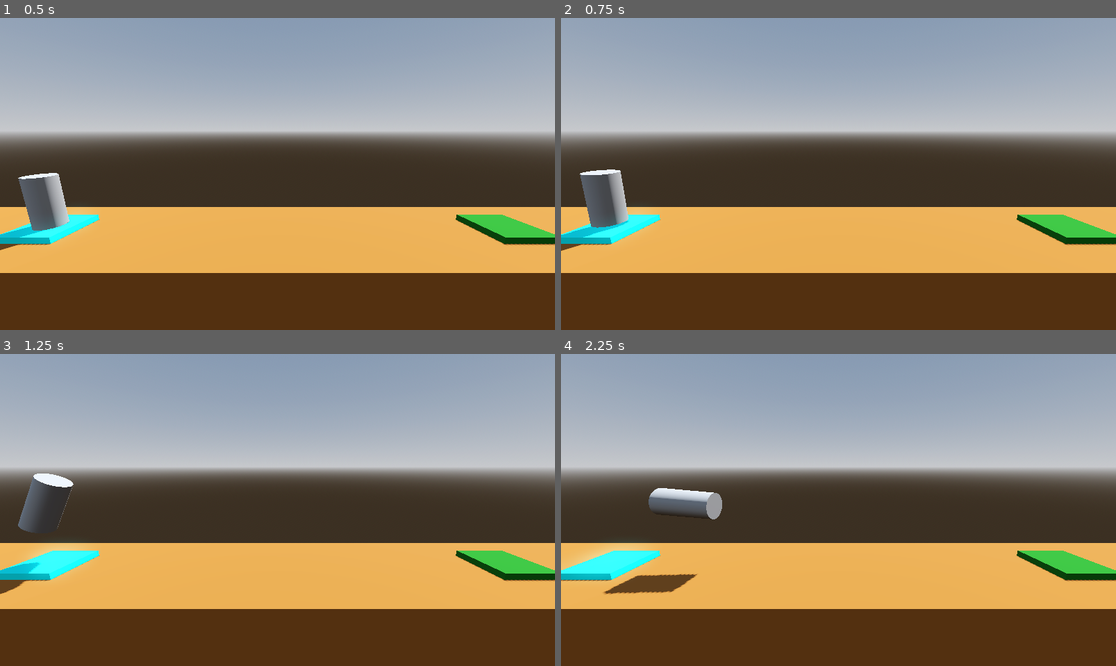
Above: before the commit, frames 1-4 (two rows, left to right).
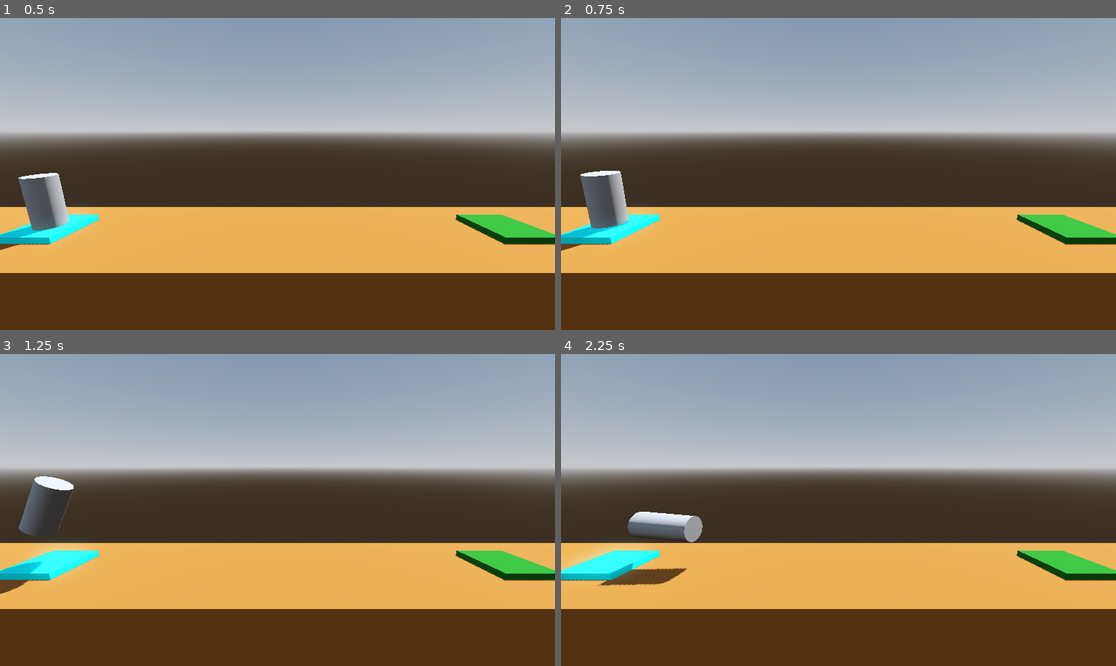
Above: after the commit, the same moments.

Repository: alynch14/Project-Boost
Game: Godot game, scene res://Level.tscn
Same seed, same stepped clock (60 frames per second), same inputs: the game is played once before the commit and once after it. This scene is started directly instead of the project's main scene.
Inputs:
- Up to frame 1 (0.5 s): no input
- Up to frame 2 (0.75 s): tap Enter (ui_accept) at 0.5 s; hold Right (ui_right) from 0.53 s (still down); hold Space (boost, bound only after the commit) from 0.53 s (still down)
- Up to frame 3 (1.25 s): keep holding Right (ui_right); keep holding Space (boost, bound only after the commit); tap Enter (ui_accept) at 0.77, 0.8, 1.07 s
- Up to frame 4 (2.25 s): release Space (boost, bound only after the commit) at 1.28 s; tap Enter (ui_accept) at 1.35, 1.52, 1.82 s; tap Space (boost, bound only after the commit) at 1.55 s; release Right (ui_right) at 2.03 s; hold Left (ui_left) from 2.03 s (still down); hold Space (boost, bound only after the commit) from 2.03 s (still down)

Frame 1 is identical in both runs. In frame 2, less than 0.1% of the frame differs, in the area x 3-13%, y 48-68%; in frame 3, 0.3%; in frame 4, 2.8%, in the area x 6-30%, y 42-78%.

Commit message:
Updated the player script for globals

Diff:
--- a/Project Boost/Player.gd
+++ b/Project Boost/Player.gd
@@ -5,7 +5,7 @@
 
 # Called every frame. 'delta' is the elapsed time since the previous frame.
 func _process(delta: float) -> void:
-	if Input.is_action_pressed("ui_accept"):
+	if Input.is_action_pressed("boost"):
 		apply_central_force(basis.y * delta * 1000.0)
 
 	#elif deceleration > 0:
@@ -15,7 +15,7 @@
 	handle_rotation(delta)
 
 func handle_rotation(delta: float) -> void:
-	if Input.is_action_pressed("ui_left"):
+	if Input.is_action_pressed("rotate-left"):
 		apply_torque(Vector3(0.0, 0.0, 100.0 * delta))
-	elif Input.is_action_pressed("ui_right"):
+	elif Input.is_action_pressed("rotate-right"):
 		apply_torque(Vector3(0.0, 0.0, -100.0*delta))
--- a/Project Boost/project.godot
+++ b/Project Boost/project.godot
@@ -14,3 +14,28 @@
 run/main_scene="res://player.tscn"
 config/features=PackedStringArray("4.2", "Forward Plus")
 config/icon="res://icon.svg"
+
+[dotnet]
+
+project/assembly_name="Project Boost"
+
+[input]
+
+boost={
+"deadzone": 0.5,
+"events": [Object(InputEventKey,"resource_local_to_scene":false,"resource_name":"","device":-1,"window_id":0,"alt_pressed":false,"shift_pressed":false,"ctrl_pressed":false,"meta_pressed":false,"pressed":false,"keycode":0,"physical_keycode":32,"key_label":0,"unicode":32,"echo":false,"script":null)
+, Object(InputEventKey,"resource_local_to_scene":false,"resource_name":"","device":-1,"window_id":0,"alt_pressed":false,"shift_pressed":false,"ctrl_pressed":false,"meta_pressed":false,"pressed":false,"keycode":0,"physical_keycode":87,"key_label":0,"unicode":119,"echo":false,"script":null)
+]
+}
+rotate-right={
+"deadzone": 0.5,
+"events": [Object(InputEventKey,"resource_local_to_scene":false,"resource_name":"","device":-1,"window_id":0,"alt_pressed":false,"shift_pressed":false,"ctrl_pressed":false,"meta_pressed":false,"pressed":false,"keycode":0,"physical_keycode":4194321,"key_label":0,"unicode":0,"echo":false,"script":null)
+, Object(InputEventKey,"resource_local_to_scene":false,"resource_name":"","device":-1,"window_id":0,"alt_pressed":false,"shift_pressed":false,"ctrl_pressed":false,"meta_pressed":false,"pressed":false,"keycode":0,"physical_keycode":68,"key_label":0,"unicode":100,"echo":false,"script":null)
+]
+}
+rotate-left={
+"deadzone": 0.5,
+"events": [Object(InputEventKey,"resource_local_to_scene":false,"resource_name":"","device":-1,"window_id":0,"alt_pressed":false,"shift_pressed":false,"ctrl_pressed":false,"meta_pressed":false,"pressed":false,"keycode":0,"physical_keycode":65,"key_label":0,"unicode":97,"echo":false,"script":null)
+, Object(InputEventKey,"resource_local_to_scene":false,"resource_name":"","device":-1,"window_id":0,"alt_pressed":false,"shift_pressed":false,"ctrl_pressed":false,"meta_pressed":false,"pressed":false,"keycode":0,"physical_keycode":4194319,"key_label":0,"unicode":0,"echo":false,"script":null)
+]
+}
